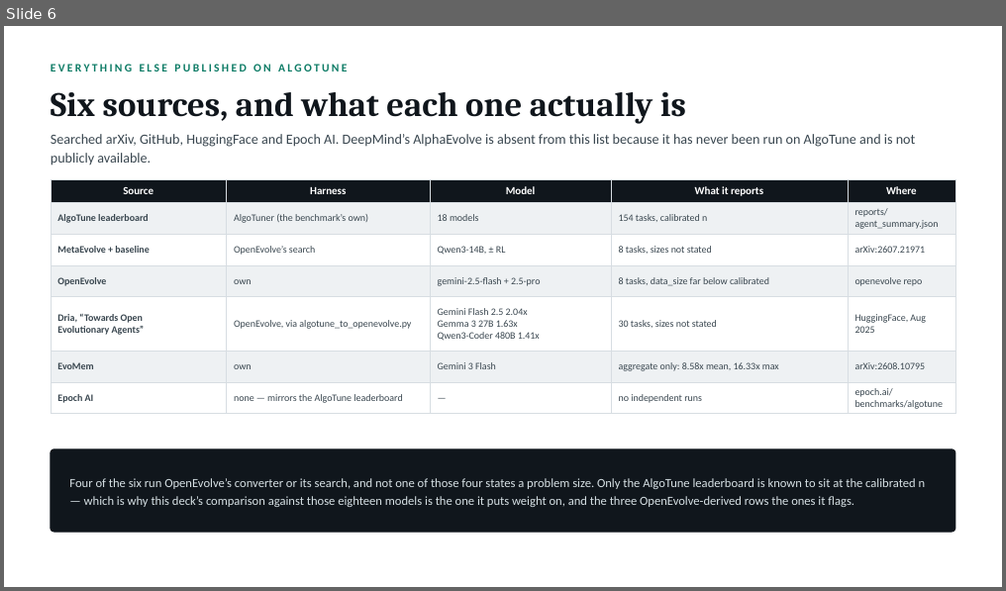
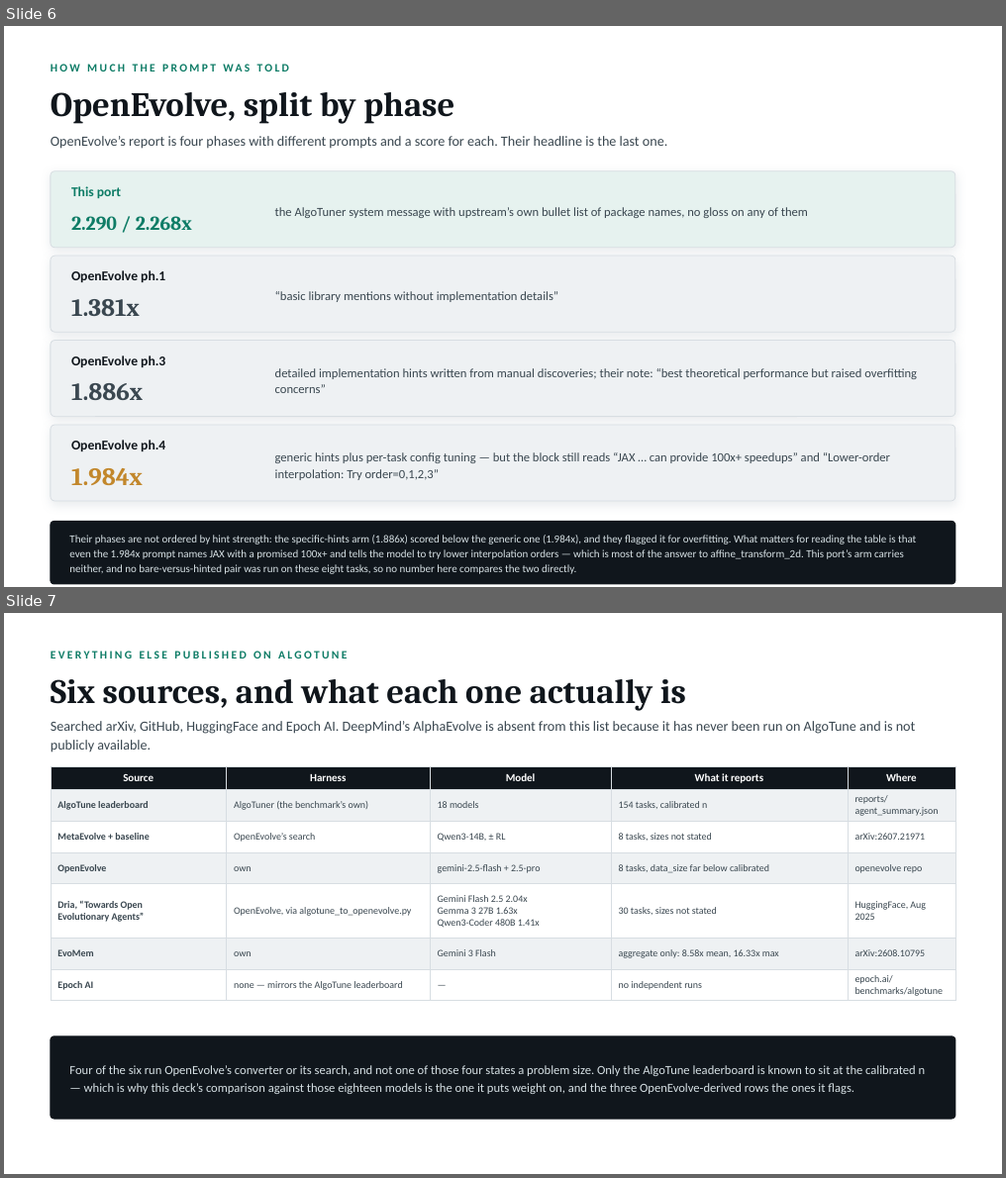
Before and after one commit to Birfy/agentdescent, a slide deck: bench/results/decks/algotune-eight-tasks.pptx. Shown one above the other, each under a label of ours: slide 6 before the commit, slides 6 and 7 after it. The pictures are 1006x591 and 1006x1178 pixels, drawn with LibreOffice and Linux fonts; fonts in the diff are those of the drawing. Boxes give left, top, right and bottom in pixels: in the first picture for what was removed or moved away, otherwise in the second. Text is boxed around its words. In the diff, an @@ line names an element or a change of style, - is before the commit and + after.

```diff
--- a/bench/results/decks/algotune-eight-tasks.pptx
+++ b/bench/results/decks/algotune-eight-tasks.pptx
@@ slide 6 added at bbox=[4, 26, 1002, 587], background #FFFFFF @@
@@ text added at bbox=[51, 64, 289, 72], 11 pt, text #0E7C66, bold @@
+HOW MUCH THE PROMPT WAS TOLD
@@ text added at bbox=[51, 92, 454, 124], 33 pt, text #10161C, bold @@
+OpenEvolve, split by phase
@@ text added at bbox=[51, 136, 667, 149], 13.5 pt, text #3A4750 @@
+OpenEvolve’s report is four phases with different prompts and a score for each. Their headline is the last one.
@@ rounded rectangle added at bbox=[51, 172, 955, 248], fill #E6F2EF, outline #D7DDE2 0.75 pt @@
@@ text added at bbox=[71, 186, 121, 198], 13 pt, text #0E7C66, bold @@
+This port
@@ text added at bbox=[71, 216, 192, 230], 19 pt, text #0E7C66, bold @@
+2.290 / 2.268x
@@ text added at bbox=[275, 207, 808, 218], 12 pt, text #3A4750 @@
+the AlgoTuner system message with upstream’s own bullet list of package names, no gloss on any of them
@@ rounded rectangle added at bbox=[51, 256, 955, 332], fill #EEF1F3, outline #D7DDE2 0.75 pt @@
@@ text added at bbox=[71, 271, 165, 282], 13 pt, text #10161C, bold @@
+OpenEvolve ph.1
@@ text added at bbox=[275, 291, 558, 302], 12 pt, text #3A4750 @@
+“basic library mentions without implementation details”
@@ text added at bbox=[71, 299, 140, 316], 24 pt, text #3A4750, bold @@
+1.381x
@@ rounded rectangle added at bbox=[51, 341, 955, 417], fill #EEF1F3, outline #D7DDE2 0.75 pt @@
@@ text added at bbox=[71, 356, 165, 368], 13 pt, text #10161C, bold @@
+OpenEvolve ph.3
@@ text added at bbox=[275, 369, 917, 393], 12 pt, text #3A4750 @@
+detailed implementation hints written from manual discoveries; their note: “best theoretical performance but raised overfitting concerns”
@@ text added at bbox=[71, 383, 143, 400], 24 pt, text #3A4750, bold @@
+1.886x
@@ rounded rectangle added at bbox=[51, 425, 955, 501], fill #EEF1F3, outline #D7DDE2 0.75 pt @@
@@ text added at bbox=[71, 440, 165, 452], 13 pt, text #10161C, bold @@
+OpenEvolve ph.4
@@ text added at bbox=[71, 469, 143, 485], 24 pt, text #C2872B, bold @@
+1.984x
@@ text added at bbox=[275, 453, 890, 480], 12 pt, text #3A4750 @@
+generic hints plus per-task config tuning — but the block still reads “JAX … can provide 100x+ speedups” and “Lower-order interpolation: Try order=0,1,2,3”
@@ rounded rectangle added at bbox=[51, 522, 955, 584], fill #10161C, outline #10161C 1 pt @@
@@ text added at bbox=[69, 535, 916, 574], 10.5 pt, text #D6E0E4 @@
+Their phases are not ordered by hint strength: the specific-hints arm (1.886x) scored below the generic one (1.984x), and they flagged it for overfitting. What matters for reading the table is that even the 1.984x prompt names JAX with a promised 100x+ and tells the model to try lower interpolation orders — which is most of the answer to affine_transform_2d. This port’s arm carries neither, and no bare-versus-hinted pair was run on these eight tasks, so no number here compares the two directly.
@@ what was slide 6 is now slide 7 @@
```
Also in this commit, not shown: 1 slide changed, 3 other files.
